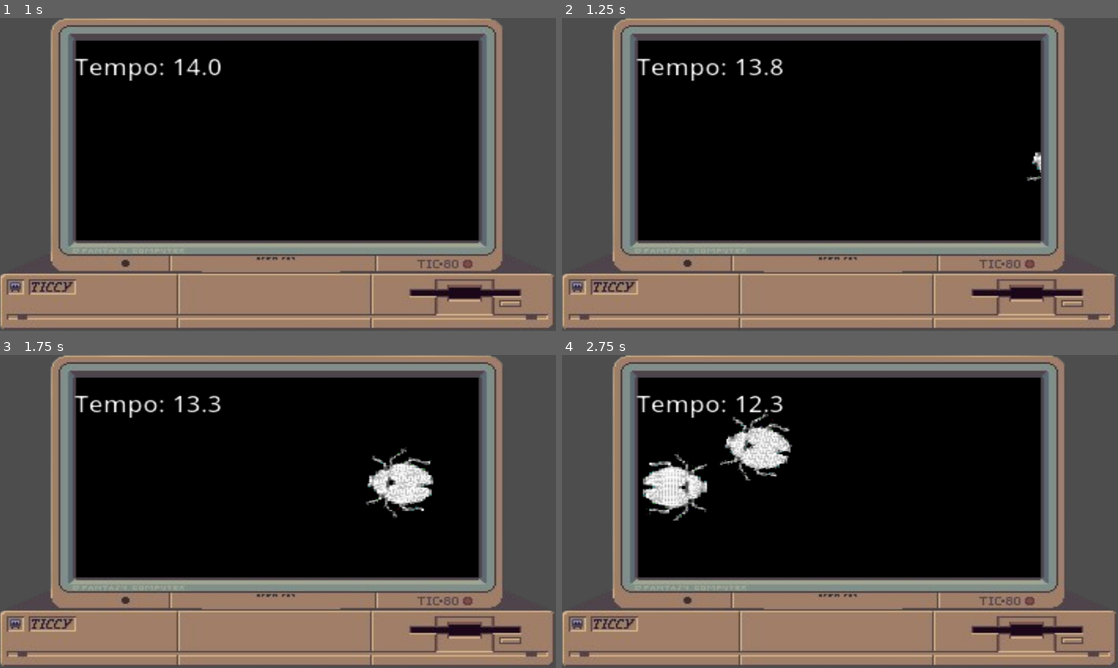
Above: before the commit, frames 1-4 (two rows, left to right).
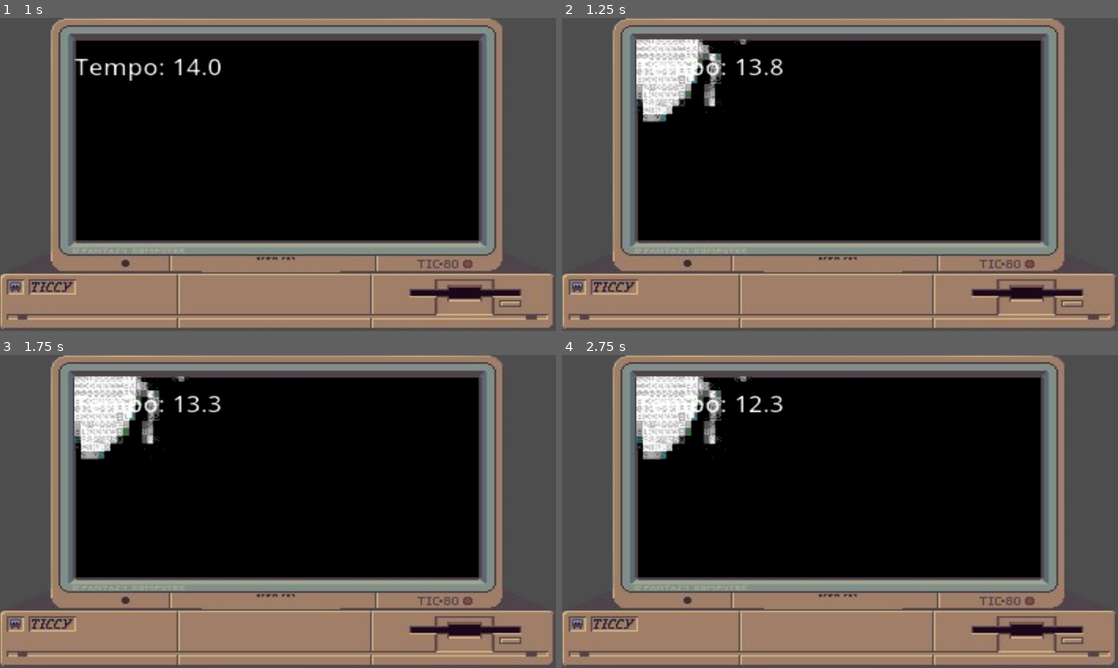
Above: after the commit, the same moments.

Repository: PrieTorres/bug-killer-godot-game
Game: Godot game, scene res://Level.tscn
The game is run twice, just before and just after one commit, with the same random seed, the same clock (stepped at 60 frames per second) and the same inputs.
Inputs (mouse positions are in pixels of both pictures, inside the frame that each line leads up to):
- Up to frame 1 (1 s): tap Enter at 0.5 s; move the mouse to (400, 158) at 0.52 s; click (400, 158) at 0.67 s
- Up to frame 2 (1.25 s): no input
- Up to frame 3 (1.75 s): move the mouse to (500, 498) at 1.27 s; click (500, 498) at 1.42 s
- Up to frame 4 (2.75 s): move the mouse to (1040, 483) at 2.02 s; click (1040, 483) at 2.17 s

Frame 1 is identical in both runs. In frame 2, 3.1% of the frame differs, in the area x 13-87%, y 6-53%; in frame 3, 4.6%; in frame 4, 6.0%, in the area x 13-42%, y 6-54%.
Error after the commit: Parse Error: Used space character for indentation instead of tab as used before in the file. (res://scripts/Bug.gd:124)

Commit message:
Use tabs for bug kill handlers

Diff:
--- a/scripts/Bug.gd
+++ b/scripts/Bug.gd
@@ -122,7 +122,12 @@
 
 
 func kill() -> void:
-	if _dead:
-		return
-	_dead = true
-	queue_free()
+        if _dead:
+                return
+        _dead = true
+        self.input_pickable = false
+        var cs: CollisionShape2D = $CollisionShape2D
+        if cs:
+                cs.disabled = true
+        emit_signal("killed", global_position)
+        queue_free()
--- a/scripts/Level.gd
+++ b/scripts/Level.gd
@@ -18,14 +18,13 @@
 
 @export var game_viewport_path: NodePath
 @onready var _game_viewport: SubViewport = get_node(game_viewport_path) as SubViewport
-@onready var _pew: AudioStreamPlayer2D = $SFXPew
 
 @export var win_video: VideoStream
 @export var game_over_video: VideoStream
 
 @onready var _overlay: Control = $CanvasLayer/OutcomeOverlay
 @onready var _outcome_player: VideoStreamPlayer = $CanvasLayer/OutcomeOverlay/OutcomeVideo
-@onready var _sfx_pew: AudioStreamPlayer2D = $Background/ScreenContainer/GameViewport/GameRoot/SFXPew
+@onready var _sfx_pew: AudioStreamPlayer2D = $SFXPew
 
 var _bug_scene: PackedScene = preload("res://scenes/Bug.tscn")
 var _rng := RandomNumberGenerator.new()
@@ -100,8 +99,10 @@
 
 func _on_bug_killed(world_pos: Vector2) -> void:
 	_kills += 1
-	_sfx_pew.global_position = world_pos
-	_sfx_pew.play()
+	if _sfx_pew:
+		_sfx_pew.global_position = world_pos
+		_sfx_pew.stop()
+		_sfx_pew.play()
 	_update_ui()
 	if _kills >= target_kills:
 		_end_level(true)
@@ -178,8 +179,6 @@
 
 func _on_bug_input_event(vp: Viewport, event: InputEvent, _shape_idx: int, bug: Area2D) -> void:
 	if event is InputEventMouseButton and event.pressed and event.button_index == MOUSE_BUTTON_LEFT:
-		# 1) toca o som exatamente onde clicou (coordenadas do SubViewport)
-		_pew.play()
 		bug.call("kill")
 
 
